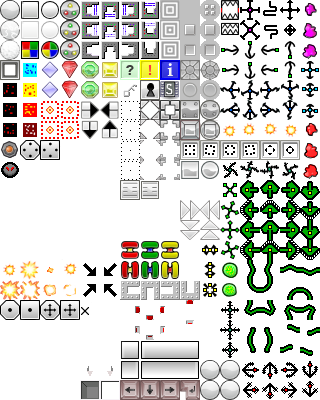
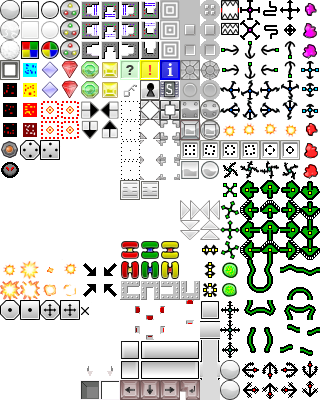
Revision of a layered 320×400 image; what changed, layer by layer:
painted on "Capa nueva#1" over (200, 301, 220, 400)
